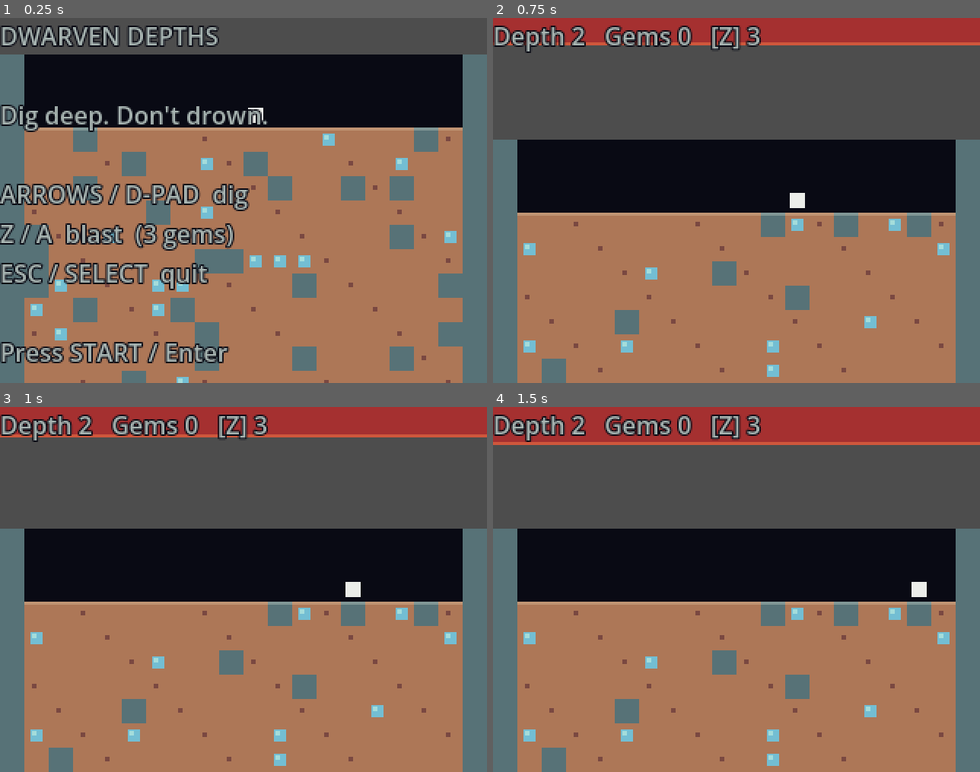
Above: before the commit, frames 1-4 (two rows, left to right).
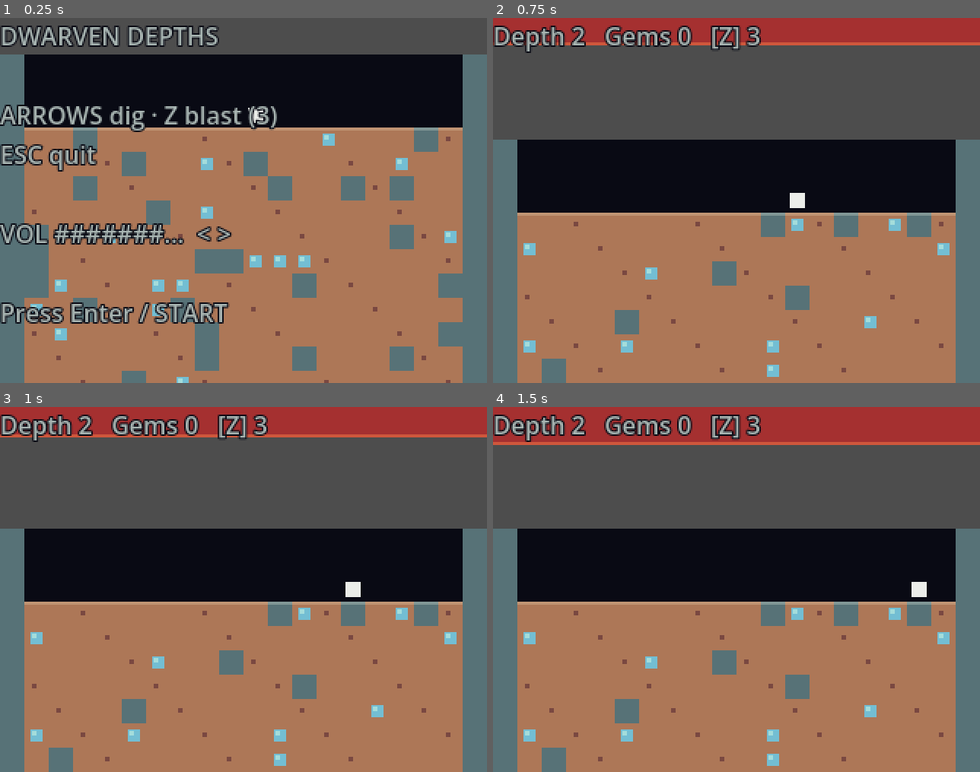
Above: after the commit, the same moments.

Repository: DwarvenExcursion/dwarven-depths
Game: Godot game, scene res://main.tscn
Two runs of this game, one before a commit and one after it. Both use one fixed random seed, a clock stepped at 60 frames per second and the inputs below.
Inputs:
- Up to frame 1 (0.25 s): no input
- Up to frame 2 (0.75 s): tap Enter (start_game) at 0.5 s; hold Right (move_right) from 0.53 s (still down); hold Z (dig) from 0.53 s (still down)
- Up to frame 3 (1 s): keep holding Right (move_right); keep holding Z (dig); tap Enter (start_game) at 0.8 s
- Up to frame 4 (1.5 s): release Right (move_right) at 1.28 s; release Z (dig) at 1.28 s; hold Down (move_down) from 1.28 s (still down); tap Enter (start_game) at 1.35 s

The runs differ from the first frame. In frame 1, 12% of the frame differs, in the area x 0-57%, y 23-95%; in frame 2, nothing differs; in frame 3, nothing differs; in frame 4, nothing differs.

Commit message:
added sound effects

Diff:
--- a/anbernic-custom-game/main.gd
+++ b/anbernic-custom-game/main.gd
@@ -9,7 +9,6 @@
 const COLS := 20
 const VIEW_ROWS := 15
 
-
 const EMPTY := 0
 const DIRT := 1
 const STONE := 2
@@ -18,19 +17,17 @@
 # --- Apollo palette ---------------------------------------------
 const C_BG        := Color("090a14")   # darkest grey - open tunnel
 const C_PLAYER    := Color("ebede9")   # lightest grey
-const C_TEXT      := Color("a8b5b2")   # text grey - for legibility
-const C_GEM       := Color("73bed3")   # light blue
-const C_GEM_HI    := Color("a4dddb")   # pale blue
-const C_FLOOD     := Color("a53030")   # deep red
-const C_FLOOD_HI  := Color("cf573c")   # red-orange crest
+const C_TEXT      := Color("a8b5b2")   # muted, so it won't blend with the player
+const C_GEM       := Color("73bed3")
+const C_GEM_HI    := Color("a4dddb")
+const C_FLOOD     := Color("a53030")
+const C_FLOOD_HI  := Color("cf573c")
 
 # --- Tuning ------------------------------------------------------
 const MOVE_DELAY := 0.11
 const FLOOD_LEAD := 6.0
 const BOMB_COST := 3
 
-# Each band pulls dirt/rock plus their bevel shades straight from
-# an Apollo ramp, so highlights stay on-palette.
 const STRATA := [
 	{"at": 0,   "stone": 0.10, "gem": 0.07,
 		"dirt": Color("ad7757"), "dirt_hi": Color("c09473"), "dirt_lo": Color("7a4841"),
@@ -59,9 +56,19 @@
 var last_dir := Vector2i(0, 1)
 var shake := 0.0
 
+
+const VOL_STEP := 0.1
+const SETTINGS_PATH := "user://settings.cfg"
+var volume := 0.7
+
 @onready var cam: Camera2D = $Camera2D
 @onready var label: Label = $UI/Score
 @onready var title: Label = $UI/Title
+
+@onready var sfx_dig: AudioStreamPlayer = $SfxDig
+@onready var sfx_gem: AudioStreamPlayer = $SfxGem
+@onready var sfx_blast: AudioStreamPlayer = $SfxBlast
+@onready var sfx_death: AudioStreamPlayer = $SfxDeath
 
 
 func _ready() -> void:
@@ -79,6 +86,8 @@
 			s = e
 	return s
 
+	load_settings()
+	apply_volume()
 
 func generate_to(row: int) -> void:
 	while generated_to < row:
@@ -119,6 +128,9 @@
 				lo = st["rock_lo"]
 
 			draw_rect(Rect2(px, py, TILE, TILE), base)
+
+			# Bevel only faces open space, so tunnels get outlined
+			# instead of the whole field turning into stripes.
 			if world.get(Vector2i(x, y - 1), DIRT) == EMPTY:
 				draw_rect(Rect2(px, py, TILE, 2), hi)
 			if world.get(Vector2i(x, y + 1), DIRT) == EMPTY:
@@ -134,7 +146,7 @@
 	# Player
 	draw_rect(Rect2(player.x * TILE + 3, player.y * TILE + 3, TILE - 6, TILE - 6), C_PLAYER)
 
-	# Flood, with a bright crest line so the edge reads clearly
+	# Flood, with a bright crest so the edge reads clearly
 	draw_rect(Rect2(0, -8000, COLS * TILE, flood_row * TILE + 8000), C_FLOOD)
 	draw_rect(Rect2(0, flood_row * TILE - 2, COLS * TILE, 2), C_FLOOD_HI)
 
@@ -155,9 +167,13 @@
 	var t: int = world.get(target, DIRT)
 	if t == STONE:
 		return
+	if t == DIRT:
+		sfx_dig.pitch_scale = randf_range(0.9, 1.1)
+		sfx_dig.play()
 	if t == GEM:
 		score += 1
 		shake = 1.5
+		sfx_gem.play()
 	world[target] = EMPTY
 	player = target
 	deepest = max(deepest, player.y)
@@ -179,14 +195,44 @@
 				score += 1
 			world[p] = EMPTY
 	shake = 5.0
+	sfx_blast.play()
 	queue_redraw()
+
+
+func die() -> void:
+	state = State.DEAD
+	shake = 0.0
+	sfx_death.play()
 
 
 func _process(delta: float) -> void:
 	match state:
 		State.TITLE:
 			title.visible = true
-			title.text = "DWARVEN DEPTHS\n\nDig deep. Don't drown.\n\nARROWS / D-PAD  dig\nZ / A  blast  (3 gems)\nESC / SELECT  quit\n\nPress START / Enter"
+			var filled := int(round(volume * 10.0))
+			var bar := "#".repeat(filled) + ".".repeat(10 - filled)
+			title.text = "DWARVEN DEPTHS\n\nARROWS dig · Z blast (3)\nESC quit\n\nVOL %s  < >\n\nPress Enter / START" % bar
+			label.text = ""
+			cam.position = Vector2(COLS * TILE * 0.5, VIEW_ROWS * TILE * 0.4)
+			cam.offset = Vector2.ZERO
+
+			var changed := false
+			if Input.is_action_just_pressed("move_left"):
+				volume = maxf(0.0, volume - VOL_STEP)
+				changed = true
+			elif Input.is_action_just_pressed("move_right"):
+				volume = minf(1.0, volume + VOL_STEP)
+				changed = true
+			if changed:
+				apply_volume()
+				save_settings()
+				sfx_gem.play()
+
+			if Input.is_action_just_pressed("start_game"):
+				restart()
+			return
+			title.visible = true
+			title.text = "DWARVEN DEPTHS\n\nDig deep. Don't drown.\n\nARROWS / D-PAD  dig\nZ / A  blast  (3 gems)\nESC / SELECT  quit\n\nPress Enter / START"
 			label.text = ""
 			cam.position = Vector2(COLS * TILE * 0.5, VIEW_ROWS * TILE * 0.4)
 			cam.offset = Vector2.ZERO
@@ -196,7 +242,7 @@
 
 		State.DEAD:
 			title.visible = true
-			title.text = "DEPTH %d\nGEMS %d\n\nPress START / Enter" % [deepest, score]
+			title.text = "DEPTH %d\nGEMS %d\n\nPress Enter / START" % [deepest, score]
 			label.text = ""
 			cam.offset = Vector2.ZERO
 			if Input.is_action_just_pressed("start_game"):
@@ -220,7 +266,8 @@
 	flood_row = max(flood_row, float(deepest) - FLOOD_LEAD)
 
 	if float(player.y) <= flood_row:
-		state = State.DEAD
+		die()
+		return
 
 	queue_redraw()
 
@@ -247,3 +294,18 @@
 	state = State.PLAY
 	generate_to(VIEW_ROWS + 10)
 	queue_redraw()
+
+func apply_volume() -> void:
+	var bus := AudioServer.get_bus_index("Master")
+	AudioServer.set_bus_mute(bus, volume <= 0.001)
+	AudioServer.set_bus_volume_db(bus, linear_to_db(max(volume, 0.001)))
+
+func save_settings() -> void:
+	var cfg := ConfigFile.new()
+	cfg.set_value("audio", "volume", volume)
+	cfg.save(SETTINGS_PATH)
+
+func load_settings() -> void:
+	var cfg := ConfigFile.new()
+	if cfg.load(SETTINGS_PATH) == OK:
+		volume = clampf(cfg.get_value("audio", "volume", 0.7), 0.0, 1.0)
--- a/anbernic-custom-game/main.tscn
+++ b/anbernic-custom-game/main.tscn
@@ -1,6 +1,10 @@
 [gd_scene format=3 uid="uid://dmgdatad3pe7a"]
 
 [ext_resource type="Script" uid="uid://qrst1thghyeo" path="res://main.gd" id="1_ig7tw"]
+[ext_resource type="AudioStream" uid="uid://b1rj6qhytn0ua" path="res://sounds/dig.wav" id="2_lquwl"]
+[ext_resource type="AudioStream" uid="uid://cxubyhvsn6wag" path="res://sounds/gem.wav" id="3_7mycd"]
+[ext_resource type="AudioStream" uid="uid://ilieo72rvfri" path="res://sounds/blast.wav" id="4_272bh"]
+[ext_resource type="AudioStream" uid="uid://citb4w4pmxlva" path="res://sounds/death.wav" id="5_5vw27"]
 
 [node name="Main" type="Node2D" unique_id=816249647]
 script = ExtResource("1_ig7tw")
@@ -18,3 +22,15 @@
 metadata/_edit_use_anchors_ = true
 
 [node name="Camera2D" type="Camera2D" parent="." unique_id=88407584]
+
+[node name="SfxDig" type="AudioStreamPlayer" parent="." unique_id=2023788933]
+stream = ExtResource("2_lquwl")
+
+[node name="SfxGem" type="AudioStreamPlayer" parent="." unique_id=626355958]
+stream = ExtResource("3_7mycd")
+
+[node name="SfxBlast" type="AudioStreamPlayer" parent="." unique_id=678282401]
+stream = ExtResource("4_272bh")
+
+[node name="SfxDeath" type="AudioStreamPlayer" parent="." unique_id=2068962022]
+stream = ExtResource("5_5vw27")
Not shown, added: anbernic-custom-game/sounds/blast.wav.import
Not shown, added: anbernic-custom-game/sounds/death.wav.import
Not shown, added: anbernic-custom-game/sounds/dig.wav.import
Not shown, added: anbernic-custom-game/sounds/gem.wav.import
Not shown, added: anbernic-custom-game/sounds/blast.wav
Not shown, added: anbernic-custom-game/sounds/death.wav
Not shown, added: anbernic-custom-game/sounds/dig.wav
Not shown, added: anbernic-custom-game/sounds/gem.wav
